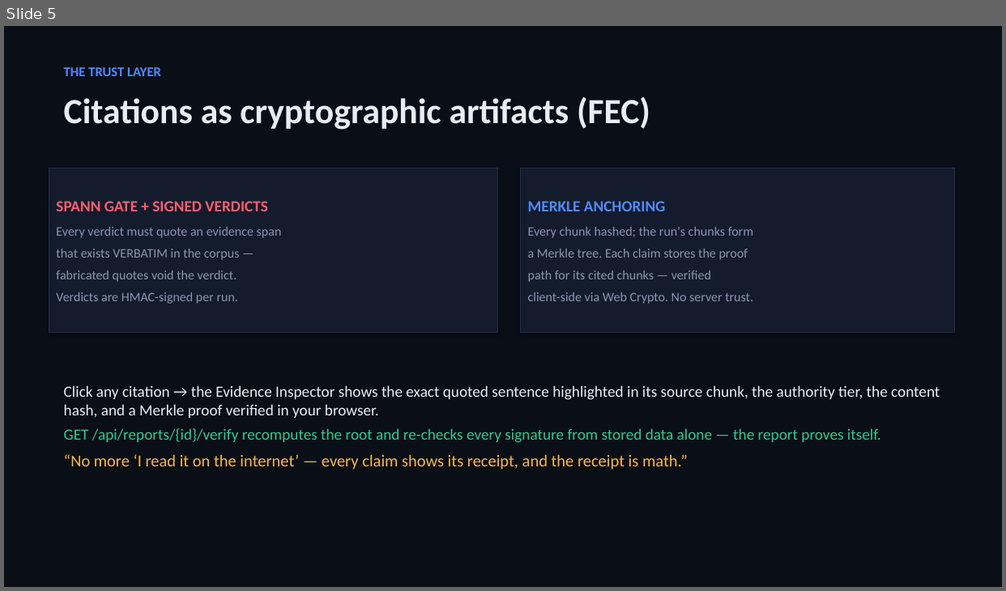
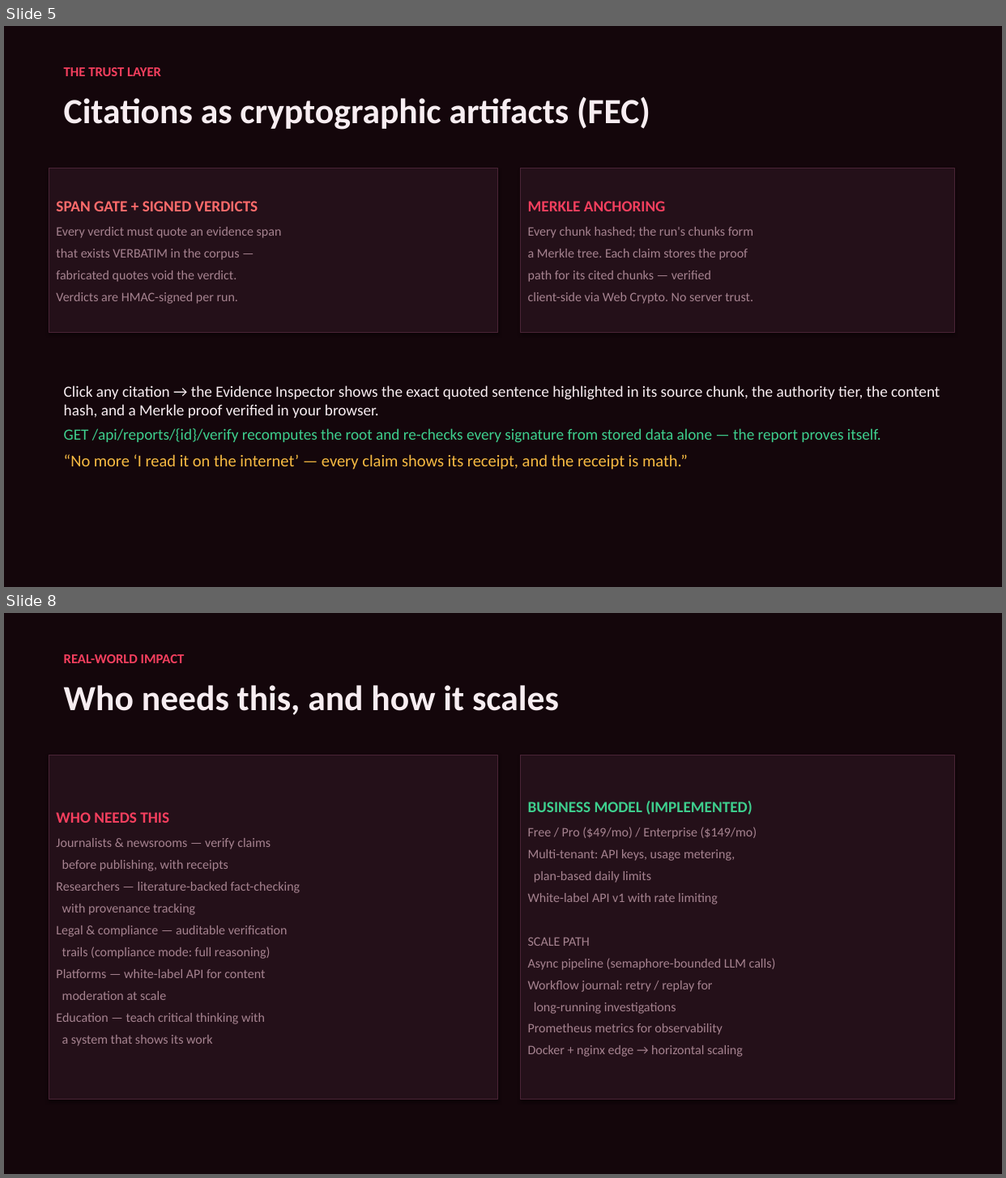
Before and after one commit to ArpitKumar8649/Innovahack_chapter1, a slide deck: submission/VeriFact_Deck.pptx. Shown one above the other, each under a label of ours: slide 5 before the commit, slides 5 and 8 after it; the slides between them are not shown. The pictures are 1006x591 and 1006x1178 pixels, drawn with LibreOffice and Linux fonts; fonts in the diff are those of the drawing. Boxes give left, top, right and bottom in pixels: in the first picture for what was removed or moved away, otherwise in the second. Text is boxed around its words. In the diff, an @@ line names an element or a change of style, - is before the commit and + after.

```diff
--- a/submission/VeriFact_Deck.pptx
+++ b/submission/VeriFact_Deck.pptx
@@ slide 8 added at bbox=[4, 613, 1002, 1174], background #14060B @@
@@ text added at bbox=[64, 654, 559, 715], 34 pt, text #F7EDF1, bold @@
+REAL-WORLD IMPACT
+Who needs this, and how it scales
@@ rectangle added at bbox=[49, 756, 498, 1100], fill #241019, outline #4A2436 0.75 pt, 12.5 pt, text #A5828F @@
+WHO NEEDS THIS
+Journalists & newsrooms — verify claims
+before publishing, with receipts
+Researchers — literature-backed fact-checking
+with provenance tracking
+Legal & compliance — auditable verification
+trails (compliance mode: full reasoning)
+Platforms — white-label API for content
+moderation at scale
+Education — teach critical thinking with
+a system that shows its work
@@ rectangle added at bbox=[521, 756, 955, 1100], fill #241019, outline #4A2436 0.75 pt, 12.5 pt, text #A5828F @@
+BUSINESS MODEL (IMPLEMENTED)
+Free / Pro ($49/mo) / Enterprise ($149/mo)
+Multi-tenant: API keys, usage metering,
+plan-based daily limits
+White-label API v1 with rate limiting
+SCALE PATH
+Async pipeline (semaphore-bounded LLM calls)
+Workflow journal: retry / replay for
+long-running investigations
+Prometheus metrics for observability
+Docker + nginx edge → horizontal scaling
@@ slide 5 changed as well @@
@@ background #0A0E17 to #14060B @@
@@ text "THE TRUST LAYER" at bbox=[64, 67, 650, 130]: text colour #4F8CFF to #F43F5E in "THE TRUST LAYER"; text colour #E8ECF4 to #F7EDF1 in "Citations as cryptographic artifacts (FEC)" @@
@@ rectangle "SPAN GATE + SIGNED VERDICTS" at bbox=[49, 169, 498, 333]: fill #141B2D to #241019; outline #232E47 0.75 pt to #4A2436 0.75 pt @@
@@ rectangle "MERKLE ANCHORING" at bbox=[521, 169, 955, 333]: text colour #4F8CFF to #F43F5E in "MERKLE ANCHORING"; text colour #8B96AD to #A5828F; fill #141B2D to #241019; outline #232E47 0.75 pt to #4A2436 0.75 pt @@
@@ text in rectangle at bbox=[56, 201, 258, 211]: text changed; text colour #FF5D6C to #FF6B6B @@
-SPANN GATE + SIGNED VERDICTS
+SPAN GATE + SIGNED VERDICTS
@@ text in rectangle at bbox=[56, 227, 282, 304]: text colour #8B96AD to #A5828F in "Every verdict must quote an evidence span", "that exists VERBATIM in the corpus —", "fabricated quotes void the verdict.", "Verdicts are HMAC-signed per run." @@
@@ text at bbox=[64, 386, 940, 443]: text colour #E8ECF4 to #F7EDF1 in "Click any citation → the Evidence Inspector ..."; text colour #2ECC8F to #3ECF8E in "GET /api/reports/{id}/verify recomputes the root and re-chec ..." @@
```
Also in this commit, not shown: 4 other slides changed, 4 other slides added, 2 slides removed, 5 other files.
